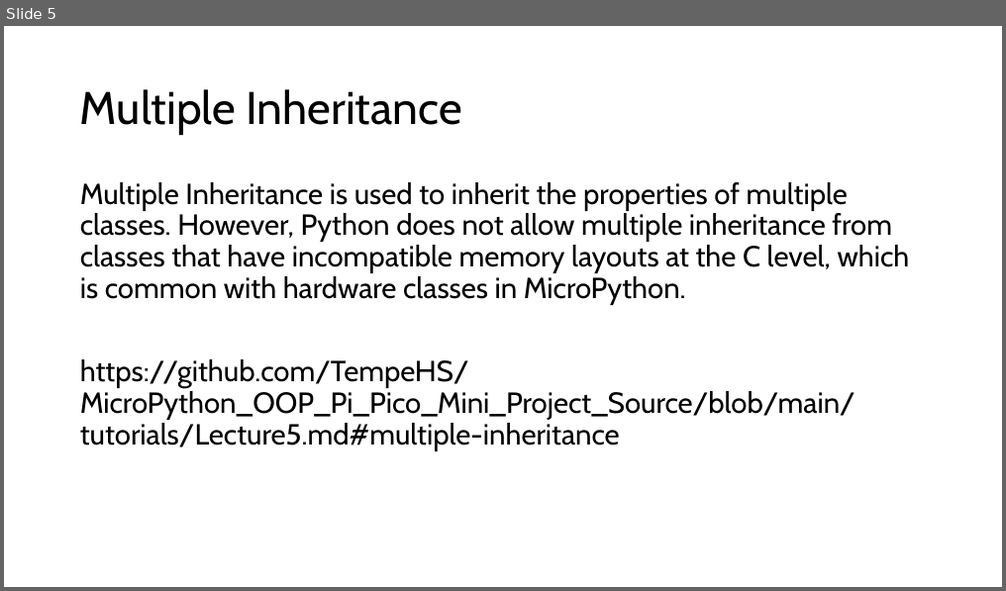
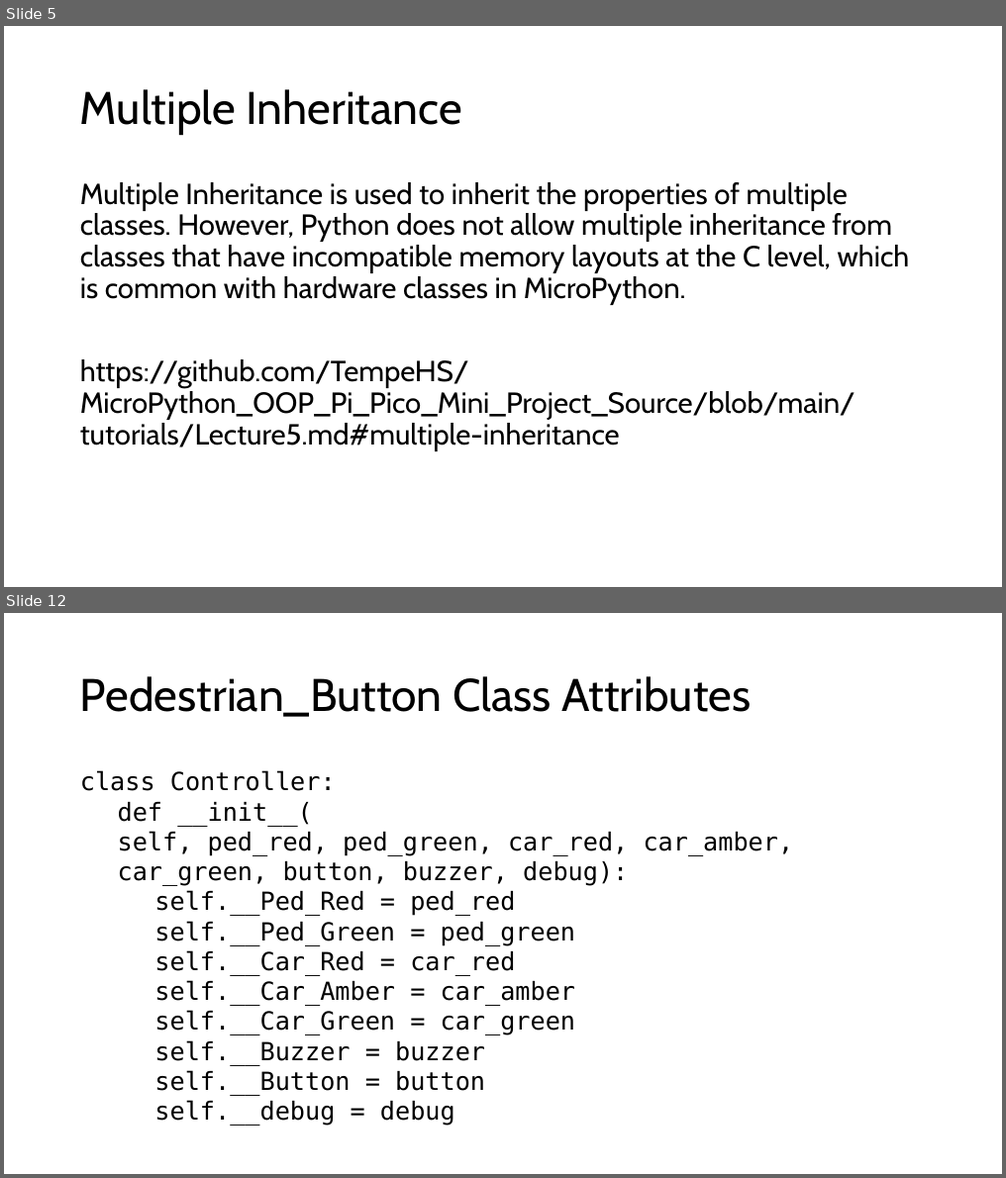
Before and after one commit to TempeHS/MicroPython_OOP_Pi_Pico_Mini_Project_Source, a slide deck: tutorials/presentations/Lecture6.pptx. Shown one above the other, each under a label of ours: slide 5 before the commit, slides 5 and 12 after it; the slides between them are not shown. The pictures are 1006x591 and 1006x1178 pixels, drawn with LibreOffice and Linux fonts; fonts in the diff are those of the drawing. Boxes give left, top, right and bottom in pixels: in the first picture for what was removed or moved away, otherwise in the second. Text is boxed around its words. In the diff, an @@ line names an element or a change of style, - is before the commit and + after.

```diff
--- a/tutorials/presentations/Lecture6.pptx
+++ b/tutorials/presentations/Lecture6.pptx
@@ slide 12 added at bbox=[4, 613, 1002, 1174], background #FFFFFF @@
@@ title added at bbox=[80, 676, 750, 717], 44 pt, text #000000 @@
+Pedestrian_Button Class Attributes
@@ text added at bbox=[80, 770, 794, 1126], 24 pt, text #000000 @@
+class Controller:
+  def __init__(
+  self, ped_red, ped_green, car_red, car_amber, car_green, button, buzzer, debug):
+    self.__Ped_Red = ped_red
+    self.__Ped_Green = ped_green
+    self.__Car_Red = car_red
+    self.__Car_Amber = car_amber
+    self.__Car_Green = car_green
+    self.__Buzzer = buzzer
+    self.__Button = button
+    self.__debug = debug
```
Also in this commit, not shown: 3 slides changed, 5 other slides added, 16 other files.
